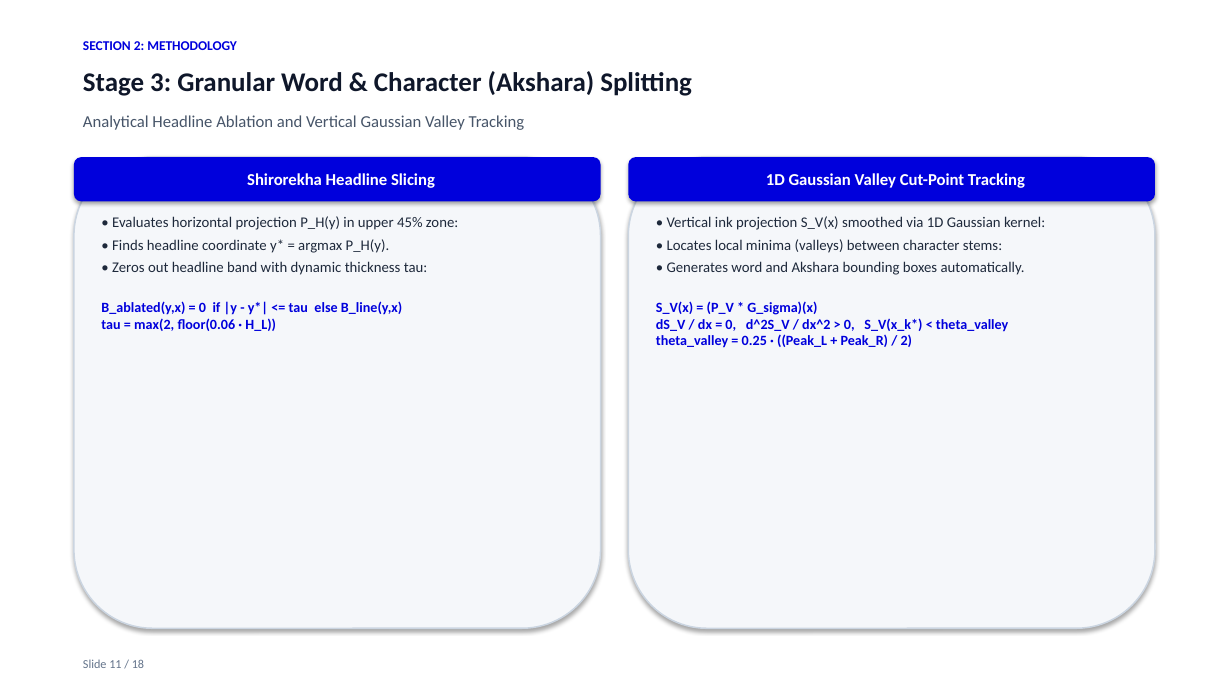
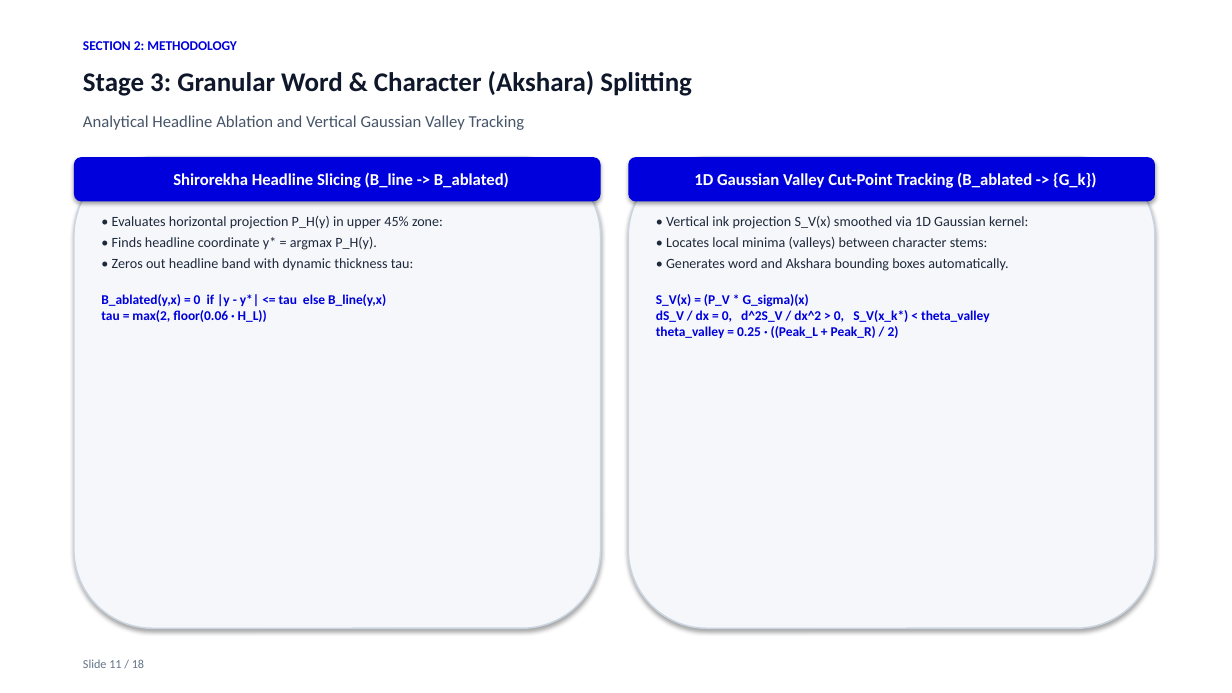
Before and after one commit to Dakshankarthic/Indic, a slide deck: slide 11 of docs/Archival_Manuscript_Layout_Analysis_Presentation.pptx. Drawn at 1232x693 pixels with LibreOffice and Linux fonts; fonts in the diff are those of the drawing. Boxes give left, top, right and bottom in pixels: in the first picture for what was removed or moved away, otherwise in the second. Text is boxed around its words. In the diff, an @@ line names an element or a change of style, - is before the commit and + after.

Commit message:
docs: add Shirorekha challenge visual diagram, expand nnUNet equations, and enforce unbroken mathematical continuity

```diff
--- a/docs/Archival_Manuscript_Layout_Analysis_Presentation.pptx
+++ b/docs/Archival_Manuscript_Layout_Analysis_Presentation.pptx
@@ text in rounded rectangle at box(173, 172, 509, 188): text changed @@
-Shirorekha Headline Slicing
+Shirorekha Headline Slicing (B_line -> B_ablated)
@@ text in rounded rectangle at box(694, 172, 1097, 188): text changed @@
-1D Gaussian Valley Cut-Point Tracking
+1D Gaussian Valley Cut-Point Tracking (B_ablated -> {G_k})
@@ text "• Evaluates horizontal projection P_H(y) ..." at box(101, 216, 443, 322): size 11.5 to 11 pt in "• Evaluates horizontal projection P_H(y) in upper ...", "• Finds headline coordinate y* = argmax ...", "• Zeros out headline band with dynamic ..."; size 11 to 10.5 pt in "B_ablated(y,x) = 0 if |y - y*| ..."; less space between paragraphs @@
@@ text "• Vertical ink projection S_V(x) ..." at box(656, 216, 1028, 338): size 11.5 to 11 pt in "• Vertical ink projection S_V(x) smoothed via ...", "• Locates local minima (valleys) between character ...", "• Generates word and Akshara bounding boxes ..."; size 11 to 10.5 pt in "S_V(x) = (P_V * G_sigma)(x) dS_V / ..."; less space between paragraphs @@
```
Also in this commit, not shown: 14 other slides changed, 1 slide added, 1 slide removed, 12 other files.
